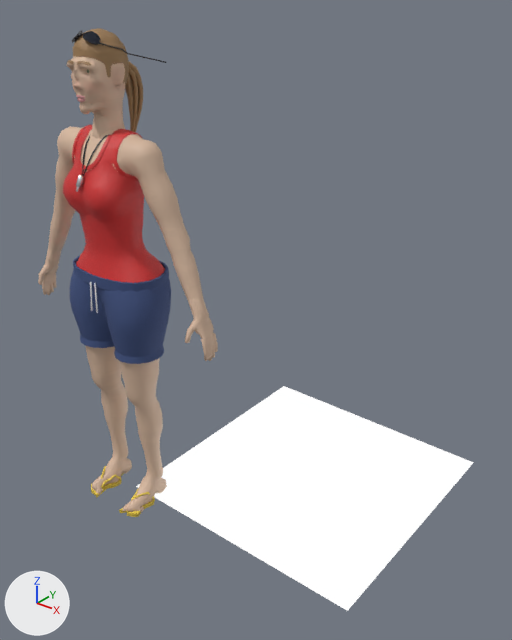
One commit to the glTF model neon-bay/dist-web/models/human_f3.glb: the scene before it, then after it.
One viewpoint serves both versions: a 50 mm camera at (1.81, -1.49, 1.85) aimed at (0.33, 0.37, 0.71). Lighting does not change. The marker at lower left points along +X, +Y and +Z. The first picture is the older version. Vertices at exactly the same position are counted once.

Objects in the first picture: 'Body', 'TexPlane'.
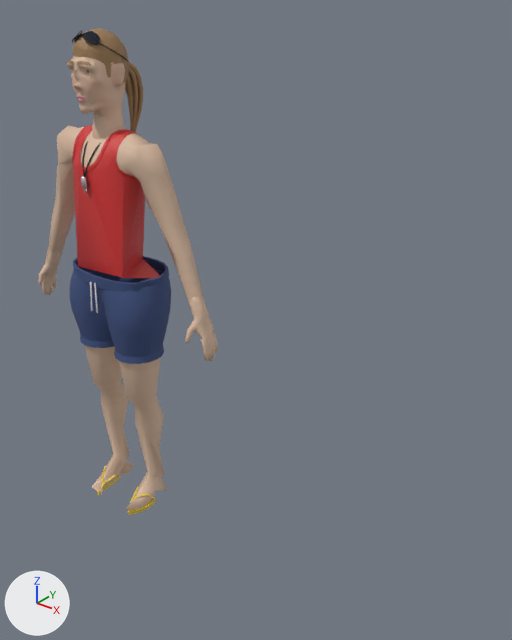
Pixel boxes (x1, y1, x2, y2) of what changed, in the pictures (512 x 640 px; the box of a moved part takes in the faces that stretch with it):
'Body', reshaped
    before: (38, 28, 218, 517)
    after: (38, 28, 218, 515)
'TexPlane', deleted
    before: (136, 386, 474, 611)
part 1 of me_body, moved or reshaped
    before: (44, 33, 218, 517)
    after: (44, 33, 218, 515)

The change, as a diff of the scene's bpy script:
```diff
--- a/neon-bay/dist-web/models/human_f3.glb.py
+++ b/neon-bay/dist-web/models/human_f3.glb.py
@@ me_body @@
 # used by ob_body; location = (0.0, 0.0, 0.0)
-me_body.from_pydata(...)  # 5707 vertices, 10239 faces; spans x -0.43..0.43, y -0.15..0.17, z 0.0..1.71
+me_body.from_pydata(...)  # 4891 vertices, 8894 faces; spans x -0.43..0.43, y -0.14..0.17, z 0.0..1.71
+# me_body part 1: 246 vertices moved from x -0.43..0.43, y -0.12..0.14, z 0.0..1.7 to x -0.43..0.43, y -0.11..0.14, z 0.0..1.7; 1804 vertices removed from x -0.43..0.43, y -0.15..0.14, z 0.0..1.71; 997 vertices added at x -0.43..0.43, y -0.14..0.14, z 0.0..1.71
+# other edits to the shape of me_body do not show in these pictures
 me_body.materials.append(mat_skin)
@@ ob_texplane @@
-ob_texplane = bpy.data.objects.new('TexPlane', me_texplane)
-ob_texplane.location = (0.0, 0.0, 0.0)
```
